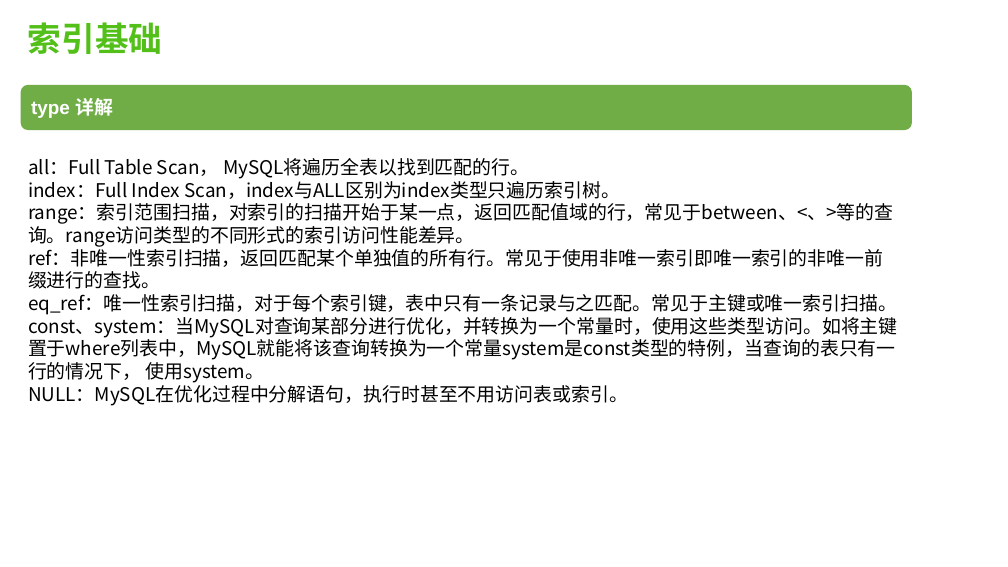
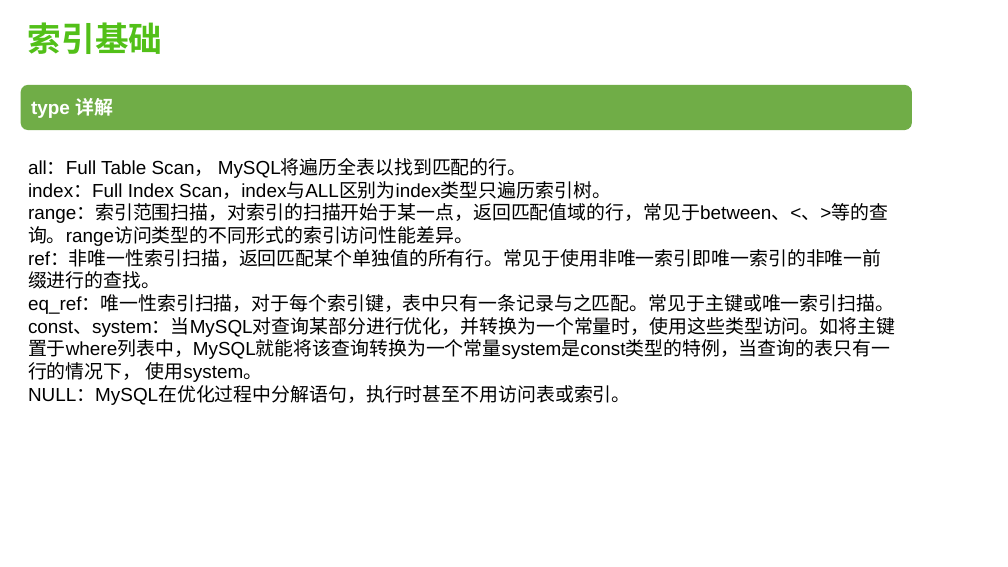
Before and after one commit to robertchengzy/kata, a slide deck: slide 21 of mysql-index.pptx (slide 22 before the commit). Drawn at 1008x567 pixels with LibreOffice and Linux fonts; fonts in the diff are those of the drawing. Boxes give left, top, right and bottom in pixels: in the first picture for what was removed or moved away, otherwise in the second. Text is boxed around its words. In the diff, an @@ line names an element or a change of style, - is before the commit and + after.

```diff
--- a/mysql-index.pptx
+++ b/mysql-index.pptx
@@ text "all：Full Table Scan， MySQL将遍历全表以找到匹配的行。" at [28, 159, 895, 405]: font Noto Sans CJK SC to Arial @@
```
Also in this commit, not shown: 4 other slides changed, 3 slides added, 1 slide removed, 1 other file.
